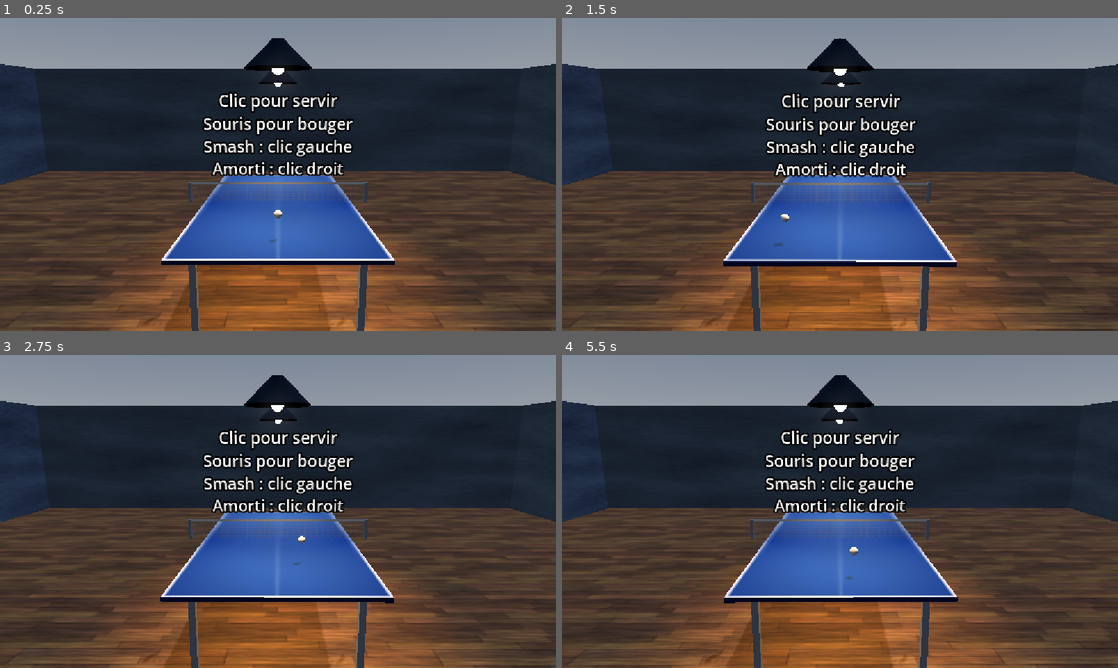
Above: before the commit, frames 1-4 (two rows, left to right).
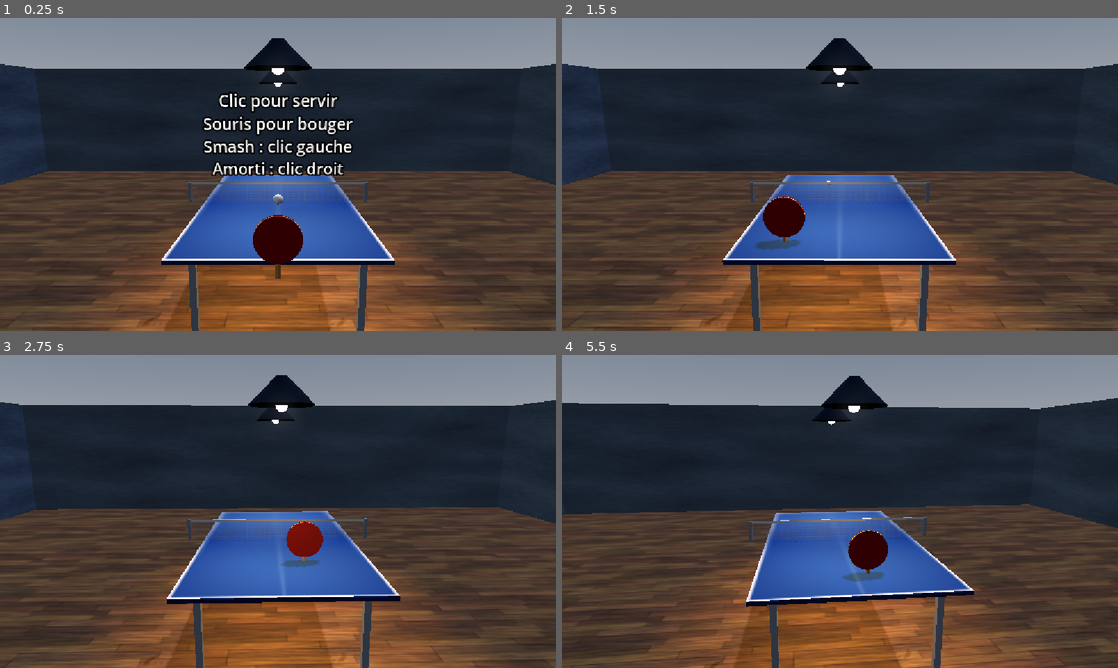
Above: after the commit, the same moments.

Repository: sylvainlap/slapingpong
Game: Godot game, scene res://scenes/main.tscn
Two runs of this game, one before a commit and one after it. Both use one fixed random seed, a clock stepped at 60 frames per second and the inputs below.
Inputs (mouse positions are in pixels of both pictures, inside the frame that each line leads up to):
- Up to frame 1 (0.25 s): no input
- Up to frame 2 (1.5 s): move the mouse to (962, 158) at 0.52 s; click (962, 158) at 0.67 s; move the mouse to (728, 190) at 1.27 s; click (728, 190) at 1.42 s
- Up to frame 3 (2.75 s): move the mouse to (333, 442) at 2.02 s; click (333, 442) at 2.17 s
- Up to frame 4 (5.5 s): move the mouse to (812, 574) at 2.77 s; click (812, 574) at 2.92 s; move the mouse to (1006, 558) at 3.52 s; click (1006, 558) at 3.67 s; move the mouse to (673, 464) at 4.27 s; click (673, 464) at 4.42 s; move the mouse to (867, 511) at 5.02 s; click (867, 511) at 5.17 s

The runs differ from the first frame. In frame 1, 1.2% of the frame differs, in the area x 45-55%, y 56-84%; in frame 2, 6.1%; in frame 3, 9.8%; in frame 4, 16%, in the area x 0-100%, y 6-100%.

Commit message:
feat(game): rebound

Diff:
--- a/scenes/main.gd
+++ b/scenes/main.gd
@@ -12,6 +12,8 @@
 @export var paddle_z_max: float = 1.7
 # Paddle y max.
 @export var paddle_y: float = 0.2
+# Rebound strengh.
+@export var rebound_strengh: float = 0.85
 # Camera shake.
 @export var camera_shake_intensity: float = 0.03
 
@@ -22,12 +24,21 @@
 var _player_x: float = 0.0
 var _player_z: float = 0.0
 var _ball_position: Vector3 = Vector3.ZERO
+var _ball_velocity: Vector3 = Vector3.ZERO
 var _camera_shake: float = 0.0
-
+var _mouse_button_left_pressed: bool = false
+var _mouse_button_right_pressed: bool = false
+var _serve_timer: float = 0.0
+var _gravity: float = ProjectSettings.get_setting("physics/3d/default_gravity")
+var _ball_radius: float = 0.03
+var _table_size_x: float = 1.5
+var _table_size_z: float = 2.8
 
 @onready var camera_3d: Camera3D = $Camera3D
 @onready var label_3d: Label3D = $Label3D
+@onready var paddle: Node3D = $Paddle
 @onready var ball: Node3D = $Ball
+
 
 func _ready() -> void:
 	_reset_serve()
@@ -35,15 +46,22 @@
 
 func _input(event: InputEvent) -> void:
 	if event is InputEventMouseButton and event.pressed:
-		print(event)
-		# just for tests:
-		_camera_shake = camera_shake_intensity
-	elif event is InputEventMouseMotion:
-		print(event)
+		if event.button_index == MOUSE_BUTTON_LEFT:
+			_mouse_button_left_pressed = true
+		elif event.button_index == MOUSE_BUTTON_RIGHT:
+			_mouse_button_right_pressed = true
 
 
 func _physics_process(delta: float) -> void:
 	_update_player(delta)
+
+	# TODO: use LimboAI ?
+	match _state:
+		State.SERVE:
+			_serve(delta)
+		State.PLAY:
+			_play(delta)
+
 	_update_visuals(delta)
 
 
@@ -54,6 +72,7 @@
 		label_3d.text = "Clic pour servir\nSouris pour bouger\nSmash : clic gauche\nAmorti : clic droit"
 	else:
 		label_3d.text = "L'autre sert..."
+	_serve_timer = 1.0
 
 
 func _update_player(delta: float) -> void:
@@ -64,26 +83,74 @@
 	_player_x = move_toward(_player_x, lerpf(paddle_x_min, paddle_x_max, x), delta * 6.0)
 
 	# fix z when serve
-	#if state == State.SERVE and server == 1:
-		#nz = move_toward(player_z, PZ, 6.0 * dt)
+	if _state == State.SERVE and _server == 0:
+		_player_z = move_toward(_player_z, paddle_z_max, delta * 6.0)
+	else:
+		var z: float = clampf((get_viewport().get_mouse_position().y / screen_size_y), 0.0, 1.0)
+		_player_z = move_toward(_player_z, lerpf(paddle_z_min, paddle_z_max, z), delta * 6.0)
+		print("(x,z) : (" + str(x) + "," + str(z) + ")")
 
-	var z: float = clampf((get_viewport().get_mouse_position().y / screen_size_y), 0.0, 1.0)
-	_player_z = move_toward(_player_z, lerpf(paddle_z_min, paddle_z_max, z), delta * 6.0)
-
-	print("(x,z) : (" + str(x) + "," + str(z) + ")")
 	print("(player) : (" + str(_player_x) + "," + str(_player_z) + ")")
 
 
 func _update_visuals(delta: float) -> void:
-	# just for tests:
-	_ball_position = Vector3(_player_x, paddle_y, _player_z)
+	# paddle position
+	paddle.position = Vector3(_player_x, paddle_y, _player_z)
 
-	# TODO: la ball doit être spawn via le multiplayer process
+	# ball position
 	ball.position = _ball_position
+
 	# camera position
 	camera_3d.position.x = lerpf(camera_3d.position.x, _ball_position.x * 0.15, delta * 2.0)
 	camera_3d.look_at(Vector3(0, 0.3, 0))
+
 	# camera shake
 	camera_3d.h_offset = randf_range(-_camera_shake, _camera_shake)
 	camera_3d.v_offset = randf_range(-_camera_shake, _camera_shake)
 	_camera_shake = move_toward(_camera_shake, 0.0, delta * 0.2)
+
+
+func _serve(delta: float) -> void:
+	if _server == 0:
+		_ball_position = Vector3(_player_x, 0.45, 1.5)
+		if _mouse_button_left_pressed:
+			_launch_serve(_player_x)
+	else:
+		_ball_position = Vector3(0.0, 0.45, -1.5)
+		_serve_timer -= delta
+		if _serve_timer <= 0.0:
+			_launch_serve(0.0)
+
+
+func _launch_serve(x: float) -> void:
+	_ball_velocity = Vector3((randf_range(-0.5, 0.5) - x) / 0.95, 0.0, -2.9)
+	_last_hitter = _server
+	_state = State.PLAY
+	#bounced_opp = false
+	#serve_own_bounce_ok = true
+	#rally = 0
+	label_3d.text = ""
+	#_pop(paddle_p if server == 1 else paddle_a, 40.0)
+	#_sfx_hit(Shot.NORMAL)
+
+
+func _apply_velocity_to_ball(delta: float) -> void:
+	_ball_velocity.y -= _gravity * delta
+	_ball_position += _ball_velocity * delta
+
+
+func _table_bounce() -> int:
+	if _ball_velocity.y < 0.0 and _ball_position.y <= _ball_radius and absf(_ball_position.x) <= _table_size_x / 2 and absf(_ball_position.z) <= _table_size_z / 2:
+		_ball_position.y = _ball_radius
+		_ball_velocity.y = -_ball_velocity.y * rebound_strengh
+		_ball_velocity.x *= 0.98
+		_ball_velocity.z *= 0.98
+		return 1 if _ball_position.z > 0.0 else -1
+	return 0
+
+
+func _play(delta: float) -> void:
+	_apply_velocity_to_ball(delta)
+
+	# bounce
+	_table_bounce()
--- a/scenes/main.tscn
+++ b/scenes/main.tscn
@@ -5,6 +5,7 @@
 [ext_resource type="Texture2D" uid="uid://o42cqub1vxlc" path="res://assets/textures/wall.png" id="2_0wfyh"]
 [ext_resource type="PackedScene" uid="uid://dfvwoi6jtyo4s" path="res://scenes/lamp/lamp.tscn" id="3_sugp2"]
 [ext_resource type="PackedScene" uid="uid://bxv5r4lqf8tyy" path="res://scenes/table/table.tscn" id="4_jyhfs"]
+[ext_resource type="PackedScene" uid="uid://beel7jnwp400f" path="res://scenes/paddle/paddle.tscn" id="6_o6xl0"]
 [ext_resource type="PackedScene" uid="uid://22h5ou8x768n" path="res://scenes/ball/ball.tscn" id="6_tefeu"]
 
 [sub_resource type="ProceduralSkyMaterial" id="ProceduralSkyMaterial_jyhfs"]
@@ -93,6 +94,8 @@
 
 [node name="Table" parent="." unique_id=1184491034 instance=ExtResource("4_jyhfs")]
 
+[node name="Paddle" parent="." unique_id=1066392889 instance=ExtResource("6_o6xl0")]
+
 [node name="Ball" parent="." unique_id=110802111 instance=ExtResource("6_tefeu")]
 
 [node name="Label3D" type="Label3D" parent="." unique_id=1773761187]
--- /dev/null
+++ b/scenes/paddle/paddle.tscn
@@ -0,0 +1,55 @@
+[gd_scene format=3 uid="uid://beel7jnwp400f"]
+
+[sub_resource type="StandardMaterial3D" id="StandardMaterial3D_j5sww"]
+albedo_color = Color(0.72156864, 0.5019608, 0.2784314, 1)
+
+[sub_resource type="CylinderMesh" id="CylinderMesh_3yfuo"]
+top_radius = 0.015
+bottom_radius = 0.02
+height = 0.1
+
+[sub_resource type="StandardMaterial3D" id="StandardMaterial3D_pe1en"]
+albedo_color = Color(0.72156864, 0.5019608, 0.2784314, 1)
+
+[sub_resource type="CylinderMesh" id="CylinderMesh_hleyj"]
+top_radius = 0.15
+bottom_radius = 0.15
+height = 0.01
+
+[sub_resource type="StandardMaterial3D" id="StandardMaterial3D_c0xov"]
+albedo_color = Color(0.54901963, 0.039215688, 0.050980393, 1)
+
+[sub_resource type="CylinderMesh" id="CylinderMesh_cudk2"]
+top_radius = 0.15
+bottom_radius = 0.15
+height = 0.01
+
+[sub_resource type="StandardMaterial3D" id="StandardMaterial3D_bweqq"]
+albedo_color = Color(0.03137255, 0.03137255, 0.03529412, 1)
+
+[sub_resource type="CylinderMesh" id="CylinderMesh_1tss6"]
+top_radius = 0.15
+bottom_radius = 0.15
+height = 0.01
+
+[node name="Paddle" type="Node3D" unique_id=1066392889]
+
+[node name="Handle" type="MeshInstance3D" parent="." unique_id=681642459]
+transform = Transform3D(1, 0, 0, 0, 1, 0, 0, 0, 1, 0, -0.2, 0)
+material_override = SubResource("StandardMaterial3D_j5sww")
+mesh = SubResource("CylinderMesh_3yfuo")
+
+[node name="Wood" type="MeshInstance3D" parent="." unique_id=903840654]
+transform = Transform3D(1, 0, 0, 0, -4.371139e-08, -1, 0, 1, -4.371139e-08, 0, 0, 0)
+material_override = SubResource("StandardMaterial3D_pe1en")
+mesh = SubResource("CylinderMesh_hleyj")
+
+[node name="RubberR" type="MeshInstance3D" parent="." unique_id=1541972272]
+transform = Transform3D(1, 0, 0, 0, -4.371139e-08, -1, 0, 1, -4.371139e-08, 0, 0, 0.010344816)
+material_override = SubResource("StandardMaterial3D_c0xov")
+mesh = SubResource("CylinderMesh_cudk2")
+
+[node name="RubberB" type="MeshInstance3D" parent="." unique_id=367276918]
+transform = Transform3D(1, 0, 0, 0, -4.371139e-08, -1, 0, 1, -4.371139e-08, 0, 0, -0.010047406)
+material_override = SubResource("StandardMaterial3D_bweqq")
+mesh = SubResource("CylinderMesh_1tss6")
